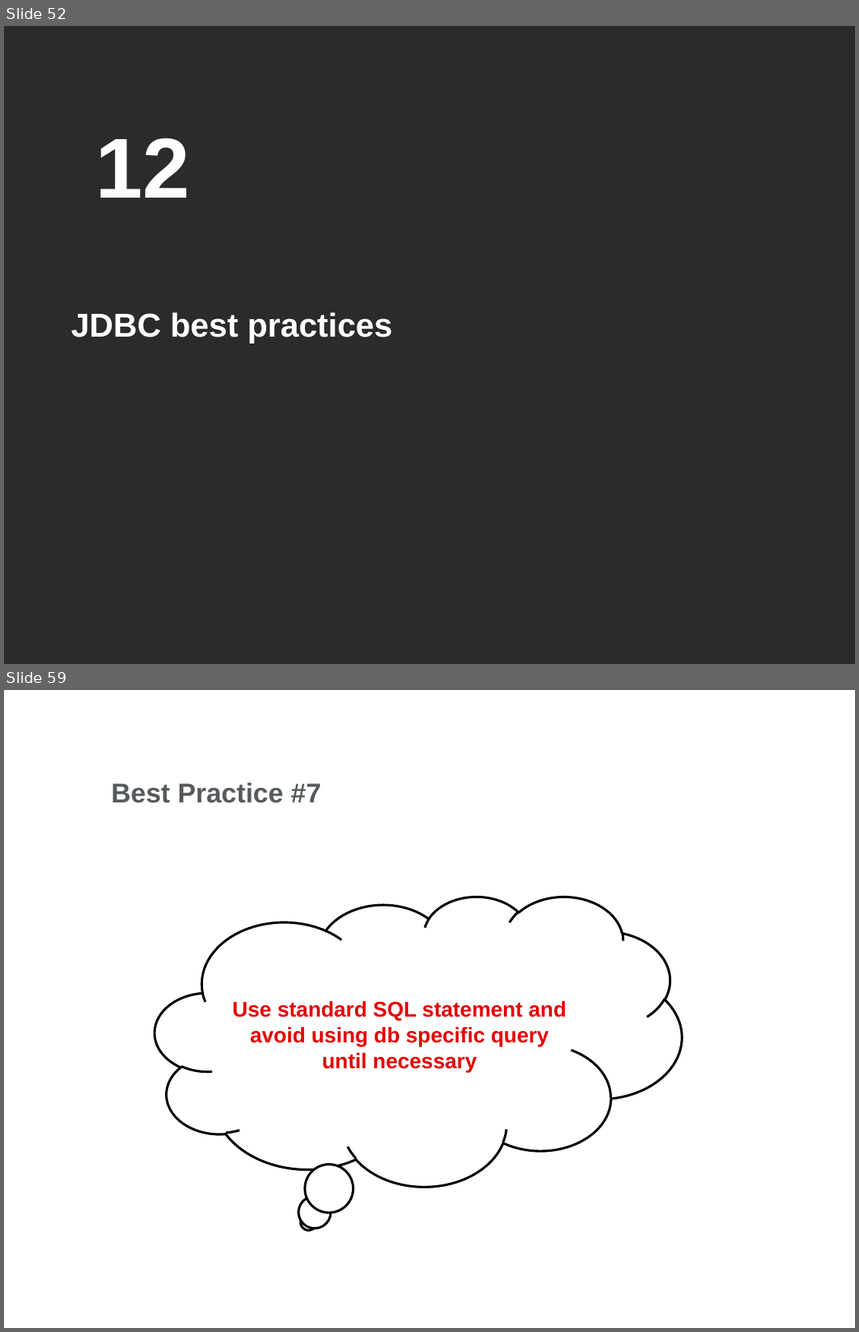
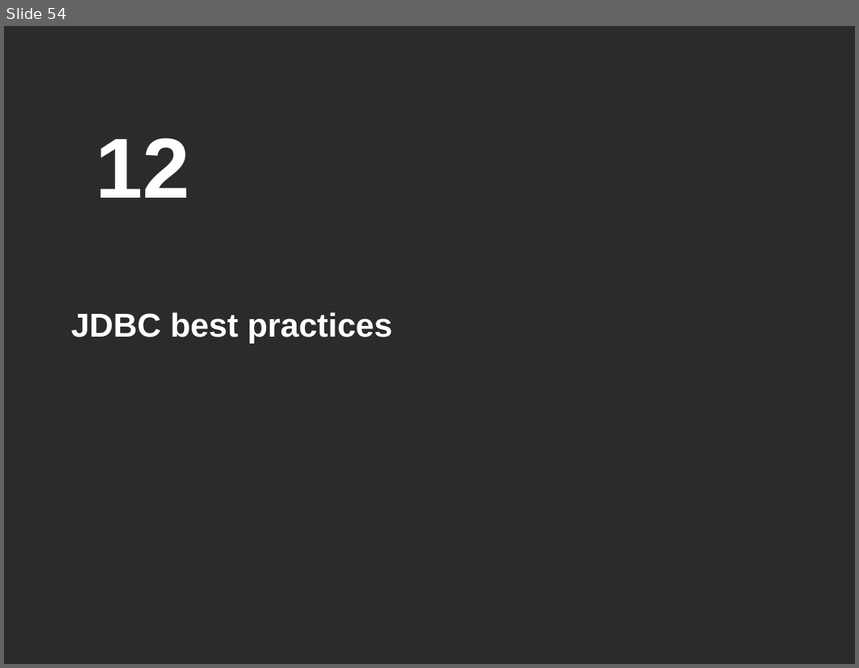
Before and after one commit to ocpodariu/JavaDocs, a slide deck: JDBC/Introduction to JDBC.pptx. Shown one above the other, each under a label of ours: slides 52 and 59 before the commit, slide 54 after it; the slides between them are not shown. The pictures are 859x1332 and 859x668 pixels, drawn with LibreOffice and Linux fonts; fonts in the diff are those of the drawing; background and template pictures are left out; a plain dark background stands for a picture behind light text. Boxes give left, top, right and bottom in pixels: in the first picture for what was removed or moved away, otherwise in the second. Text is boxed around its words. In the diff, an @@ line names an element or a change of style, - is before the commit and + after.

```diff
--- a/JDBC/Introduction to JDBC.pptx
+++ b/JDBC/Introduction to JDBC.pptx
@@ slide 59 removed at [4, 690, 855, 1328], background picture (left out) @@
@@ title removed at [111, 783, 322, 803] @@
-Best Practice #7
@@ text removed at [154, 896, 682, 1186] @@
-Use standard SQL statement and avoid using db specific query until necessary
@@ what was slide 52 is now slide 54 @@
```
Also in this commit, not shown: 6 slides changed, 3 slides added, 1 other slide removed.
